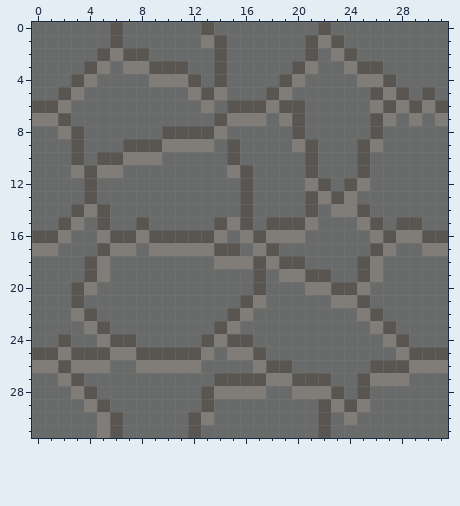
Pixel-art sprite: texture upload here/stone_side.png. Above, as it was before the edit.
The file is 32x32 pixels.
New version:
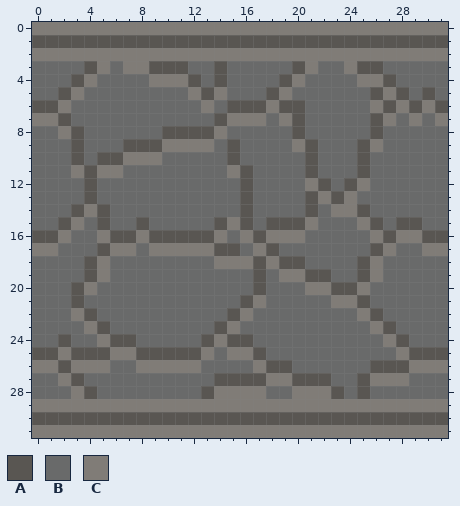
Palette (. is transparent): A #595652  B #696a6a  C #807c77
Edits made:
Changed rows in their new state; - is an unchanged pixel.
first column x 0:
 0 CCCCCCCCCCCCCCCCCCCCCCCCCCCCCCCC
 1 AAAAAA-AAAAAAA-AAAAAA-A-AAAAAAAA
 2 CCCCCC-CCCCCCCCCCCCCCCC-CCCCCCCC
first column x 0:
29 CCCC-CCCCCCCCCCCCCCCCCC-C-CCCCCC
30 AAAAAA-AAAAA-AAAAAAAAA-AAAAAAAAA
31 CCCCC-CCCCCCCCCCCCCCCCCCCCCCCCCC
